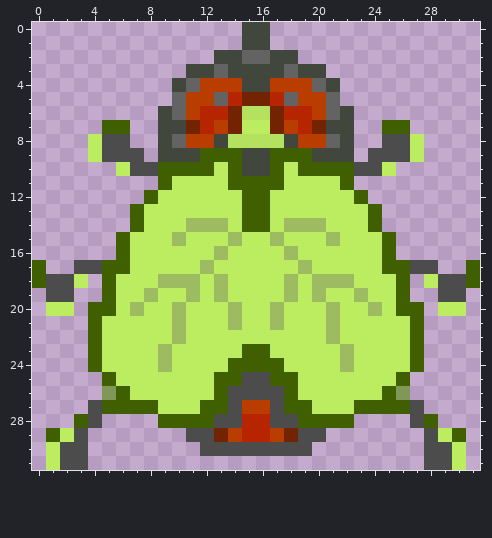
Pixel-art sprite, stored at Assets/Sprites/Insect_Fly_v_01_01.png. Above is the file before it was changed.
The file is 32x32 pixels.
After the commit:
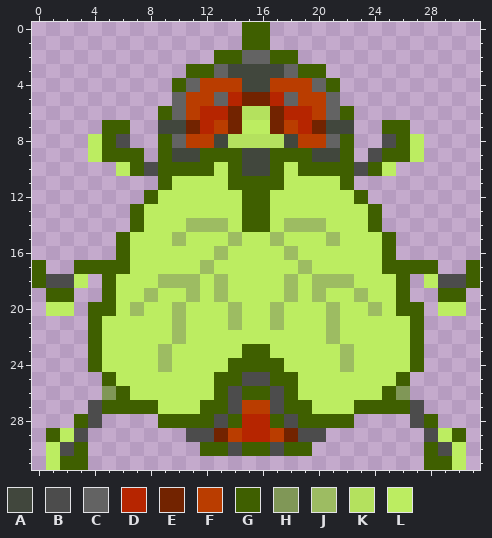
Palette (. is transparent): A #41473d  B #4c4c4c  C #636363  D #b62500  E #722300  F #ba3d00  G #3f5f00  H #809757  J #9dbc62  K #b4e15e  L #bced61
Log entry: 2nd color change to fly to lighten outline.
Diff:
y 0..1: x 15..16 AA -> GG
y 2: x 13..14 AA -> GG; x 17..18 AA -> GG
y 3: x 11..12 AA -> GG; x 19..20 AA -> GG
y 4: x 10 A -> G; x 21 A -> G
y 6: x 9 A -> G; x 22 A -> G
y 8: x 5 B -> G; x 9 A -> G; x 22 A -> G; x 26 B -> G
y 9: x 5..7 BBB -> GGG; x 9 A -> G; x 22 A -> G; x 25..26 BB -> GG
y 10: x 7 B -> G; x 24 B -> G
y 17: x 3..4 BB -> GG; x 27..28 BB -> GG
y 19: x 1..2 BB -> GG; x 29..30 BB -> GG
y 26: x 15..16 BB -> GG
y 28: x 14 B -> G; x 17 B -> G
y 30: x 3 B -> G; x 12..13 BB -> GG; x 15..16 BB -> GG; x 18..19 BB -> GG; x 28 B -> G
y 31: x 2..3 BB -> GG; x 28..29 BB -> GG
